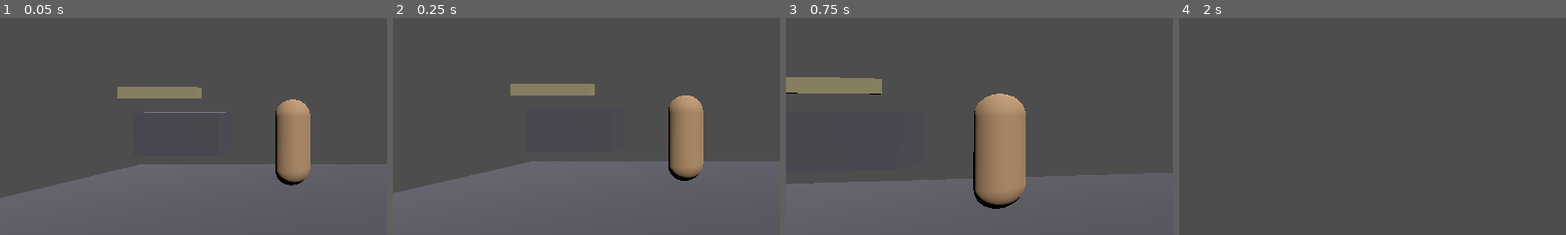
Above: before the commit, frames 1-4 (left to right).
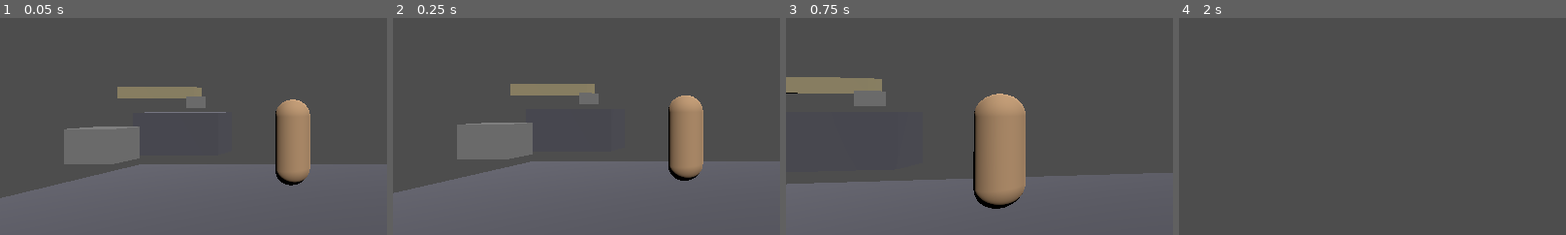
Above: after the commit, the same moments.

Repository: gatorpazz/open-world-game
Game: Godot game, scene res://scenes/world/lastdoor_warden_post.tscn
Same seed, same stepped clock (60 frames per second), same inputs: the game is played once before the commit and once after it. This scene is started directly instead of the project's main scene.
Inputs (mouse positions are % of the whole screen's width and height, from its top left):
- Up to frame 1 (0.05 s): no input
- Up to frame 2 (0.25 s): no input
- Up to frame 3 (0.75 s): tap Enter at 0.5 s; move the mouse to (55, 50) at 0.52 s; press the mouse at (55, 50) at 0.53 s; hold W (move_forward) from 0.53 s (still down)
- Up to frame 4 (2 s): keep holding W (move_forward); tap Space (jump) at 0.77, 1.52 s; move the mouse to (45, 50) at 1.27 s; release the mouse at (45, 50) at 1.28 s; right-click (45, 50) at 1.35 s
The pictures show only the part of the screen within x 0-50%, y 30-80%; the shares and areas given below are measured in that part.

The runs differ from the first frame. In frame 1, 3.5% of the frame differs, in the area x 16-54%, y 36-68%; in frame 2, 3.5%; in frame 3, 0.6%; in frame 4, nothing differs.

Commit message:
content: the warden's reckoning — pay the fine or don't
Add the DialogueResponse.pay_fine effect: the panel settles the standing
bounty through the component and clears Game.bounty, or reports nothing
owed / can't cover it (the non-modal, mutate-nothing topic). Torrum's
canon-packet 'reckoning' (the_reckoning + pay_the_fine) is a plain-
meaning confrontation — a count the tables carry against you, untied in
beads or left standing; no penal system invented (canon has none). The
warden post gains a locked, warden-owned locker and a free lockpick, so
lockpick -> steal -> get seen -> settle with Torrum plays end to end.

Co-Authored-By: Claude Opus 4.8 (1M context) <noreply@anthropic.com>

Diff:
--- a/data/dialogue/greeting.tres
+++ b/data/dialogue/greeting.tres
@@ -39,7 +39,7 @@
 [sub_resource type="Resource" id="resp_torrum"]
 script = ExtResource("2")
 npc_id = &"torrum"
-text = "Captain Torrum. You're the stranger who cost my square its arithmetic — good, saves introductions. We should talk about [[for_the_tallies|the tallies]]."
+text = "Captain Torrum. You're the stranger who cost my square its arithmetic — good, saves introductions. We should talk about [[for_the_tallies|the tallies]]. And the post keeps [[the_reckoning|a standing count]] on every wrist — raise it if the tables carry one against you."
 
 [sub_resource type="Resource" id="resp_bryony"]
 script = ExtResource("2")
--- /dev/null
+++ b/data/dialogue/pay_the_fine.tres
@@ -0,0 +1,18 @@
+[gd_resource type="Resource" script_class="DialogueTopicDef" load_steps=4 format=3]
+
+[ext_resource type="Script" path="res://scripts/resources/dialogue_topic_def.gd" id="1"]
+[ext_resource type="Script" path="res://scripts/resources/dialogue_response.gd" id="2"]
+
+[sub_resource type="Resource" id="resp_torrum_pay"]
+script = ExtResource("2")
+npc_id = &"torrum"
+choice_gated = true
+pay_fine = true
+text = "The post takes what the tables carry, walker — no more, no less. Whatever the count reads, it reads plainly here."
+
+[resource]
+script = ExtResource("1")
+id = &"pay_the_fine"
+display_name = "settle the count"
+lore_sources = Array[StringName]([&"torrum", &"wardens", &"the_shares"])
+responses = Array[ExtResource("2")]([SubResource("resp_torrum_pay")])
--- /dev/null
+++ b/data/dialogue/the_reckoning.tres
@@ -0,0 +1,27 @@
+[gd_resource type="Resource" script_class="DialogueTopicDef" load_steps=5 format=3]
+
+[ext_resource type="Script" path="res://scripts/resources/dialogue_topic_def.gd" id="1"]
+[ext_resource type="Script" path="res://scripts/resources/dialogue_response.gd" id="2"]
+[ext_resource type="Script" path="res://scripts/resources/dialogue_choice.gd" id="3"]
+
+[sub_resource type="Resource" id="choice_settle"]
+script = ExtResource("3")
+text = "Settle what I owe."
+topic = &"pay_the_fine"
+
+[sub_resource type="Resource" id="choice_leave"]
+script = ExtResource("3")
+text = "Leave it on the tables."
+
+[sub_resource type="Resource" id="resp_torrum_reckoning"]
+script = ExtResource("2")
+npc_id = &"torrum"
+text = "Every wrist carries a count here, walker — what's crossed, what's owed. Wealth is worn, so a thing lifted is a thing missed at a glance, and the number finds my post. If the tables carry one against you, untie it in beads and it clears. If they don't, they read clean. No heat in it — the tables hold what's owed the same as what's crossed."
+choices = Array[ExtResource("3")]([SubResource("choice_settle"), SubResource("choice_leave")])
+
+[resource]
+script = ExtResource("1")
+id = &"the_reckoning"
+display_name = "a standing count"
+lore_sources = Array[StringName]([&"torrum", &"wardens", &"the_shares", &"the_taking"])
+responses = Array[ExtResource("2")]([SubResource("resp_torrum_reckoning")])
--- a/scenes/world/lastdoor_warden_post.tscn
+++ b/scenes/world/lastdoor_warden_post.tscn
@@ -8,6 +8,11 @@
 [ext_resource type="Resource" path="res://data/npcs/torrum.tres" id="6_torrum"]
 [ext_resource type="Resource" path="res://data/npcs/bryony.tres" id="7_bryony"]
 [ext_resource type="Resource" path="res://data/items/tally_log_copy.tres" id="8_tally_log"]
+[ext_resource type="PackedScene" path="res://scenes/world/world_container.tscn" id="9_container"]
+[ext_resource type="Script" path="res://scripts/resources/inventory.gd" id="10_inventory"]
+[ext_resource type="Script" path="res://scripts/resources/item_stack.gd" id="11_item_stack"]
+[ext_resource type="Resource" path="res://data/items/scrimshaw_token.tres" id="12_scrimshaw"]
+[ext_resource type="Resource" path="res://data/items/lockpick.tres" id="13_lockpick"]
 
 [sub_resource type="StandardMaterial3D" id="mat_floor"]
 albedo_color = Color(0.36, 0.36, 0.4, 1)
@@ -36,6 +41,17 @@
 [sub_resource type="BoxMesh" id="mesh_shelf"]
 material = SubResource("mat_floor")
 size = Vector3(2, 1, 0.6)
+
+[sub_resource type="Resource" id="stack_scrimshaw"]
+script = ExtResource("11_item_stack")
+item = ExtResource("12_scrimshaw")
+count = 1
+
+[sub_resource type="Resource" id="locker_inventory"]
+resource_local_to_scene = true
+script = ExtResource("10_inventory")
+stacks = Array[ExtResource("11_item_stack")]([SubResource("stack_scrimshaw")])
+gold = 0
 
 [node name="LastdoorWardenPost" type="Node3D"]
 
@@ -100,3 +116,15 @@
 transform = Transform3D(1, 0, 0, 0, 1, 0, 0, 0, 1, 0, 0, 4.5)
 target_scene = "res://scenes/world/lastdoor.tscn"
 spawn_point = &"from_warden_post"
+
+[node name="Lockpick" parent="." instance=ExtResource("3_world_item")]
+transform = Transform3D(1, 0, 0, 0, 1, 0, 0, 0, 1, -5, 1.6, -4.4)
+item = ExtResource("13_lockpick")
+
+[node name="WardenLocker" parent="." instance=ExtResource("9_container")]
+transform = Transform3D(1, 0, 0, 0, 1, 0, 0, 0, 1, -6, 0.5, -3)
+display_name = "Sealed Warden Locker"
+inventory = SubResource("locker_inventory")
+owner_faction = &"wardens"
+locked = true
+lock_difficulty = 20
--- a/scripts/resources/dialogue_response.gd
+++ b/scripts/resources/dialogue_response.gd
@@ -35,6 +35,10 @@
 ## emits barter_requested and the Npc opens it). Only meaningful on an Npc
 ## whose scene carries a merchant_def; a no-op otherwise.
 @export var opens_barter: bool = false
+## Warden confrontation (spec 017): a spoken response with this set settles the
+## player's standing bounty — spends the fine and clears the ledger, or reports
+## that nothing is owed / can't be covered. The "pay" branch of pay-or-refuse.
+@export var pay_fine: bool = false
 
 
 ## True when every condition field is empty — an always-available fallback.
--- a/scripts/ui/dialogue_panel.gd
+++ b/scripts/ui/dialogue_panel.gd
@@ -135,6 +135,27 @@
 		_inventory_component.add_item(stack.item, stack.count)
 	if response.give_gold != 0:
 		_inventory_component.add_gold(response.give_gold)
+	if response.pay_fine:
+		_settle_fine()
+
+
+## The warden confrontation's pay branch (spec 017): spends the standing fine
+## through the component (so gold_changed fires) and clears the ledger. Reading
+## and clearing Game.bounty here is the narrow, spec-sanctioned Game access —
+## this panel is the confrontation's anchor, the stash-chest precedent. A
+## non-modal, mutate-nothing topic: at zero owed it just reports, no state moves.
+func _settle_fine() -> void:
+	var owed := Game.bounty.get_bounty(Theft.JURISDICTION)
+	if owed <= 0:
+		_append_notice("You owe nothing.")
+		return
+	var config := load(StatsComponent.BALANCE_PATH) as BalanceConfig
+	var fine := CrimeRules.fine_owed(owed, config)
+	if not _inventory_component.spend_gold(fine):
+		_append_notice("You cannot cover the %d owed." % fine)
+		return
+	Game.bounty.clear(Theft.JURISDICTION)
+	_append_notice("Paid: %d in fines." % fine)
 
 
 func _rebuild_topic_list() -> void:
--- a/tests/data/test_dialogue_topics.gd
+++ b/tests/data/test_dialogue_topics.gd
@@ -6,7 +6,7 @@
 const DIR := "res://data/dialogue"
 const NPC_DIR := "res://data/npcs"
 const JOURNAL_DIR := "res://data/journal"
-const EXPECTED_COUNT := 22
+const EXPECTED_COUNT := 24  # +2 (017): the_reckoning + pay_the_fine
 
 var _topics: Array[DialogueTopicDef] = []
 var _topic_ids: Dictionary[StringName, bool] = {}
--- a/tests/scenes/test_npc_dialogue.gd
+++ b/tests/scenes/test_npc_dialogue.gd
@@ -14,10 +14,15 @@
 
 var _player: Player
 var _npc: Npc
+var _game: Node
+var _saved_bounty: BountyLedger
 
 
 func before_each() -> void:
 	DialogueLibrary.reset()
+	_game = get_node("/root/Game")
+	_saved_bounty = _game.bounty
+	_game.bounty = BountyLedger.new()
 	_player = PLAYER_SCENE.instantiate()
 	add_child_autofree(_player)
 	_npc = NPC_SCENE.instantiate()
@@ -28,6 +33,7 @@
 func after_each() -> void:
 	get_tree().paused = false
 	DialogueLibrary.reset()
+	_game.bounty = _saved_bounty
 
 
 func _open_panel() -> DialoguePanel:
@@ -157,6 +163,42 @@
 	assert_signal_emitted(_player.inventory_component, "gold_changed")
 
 
+func test_pay_fine_settles_the_standing_bounty() -> void:
+	# The warden confrontation's pay branch (spec 017): the fine leaves the
+	# player through the component and the ledger clears.
+	_game.bounty.add_bounty(Theft.JURISDICTION, 40)
+	var panel := _open_panel()
+	_player.inventory_component.add_gold(100)
+	var settle := DialogueResponse.new()
+	settle.text = "Here's what I owe."
+	settle.pay_fine = true
+	panel._apply_effects(settle)
+	assert_eq(_game.bounty.get_bounty(Theft.JURISDICTION), 0, "the bounty clears")
+	assert_eq(_player.inventory_component.inventory.gold, 60, "the fine (40) was spent")
+
+
+func test_pay_fine_is_a_noop_when_nothing_is_owed() -> void:
+	# The topic is always present; at zero owed it moves no state (the non-modal,
+	# mutate-nothing dialogue culture).
+	var panel := _open_panel()
+	_player.inventory_component.add_gold(100)
+	var settle := DialogueResponse.new()
+	settle.pay_fine = true
+	panel._apply_effects(settle)
+	assert_eq(_player.inventory_component.inventory.gold, 100, "no fine spent when clean")
+
+
+func test_pay_fine_refused_when_the_player_cannot_cover_it() -> void:
+	_game.bounty.add_bounty(Theft.JURISDICTION, 40)
+	var panel := _open_panel()
+	_player.inventory_component.add_gold(10)  # short of the 40 fine
+	var settle := DialogueResponse.new()
+	settle.pay_fine = true
+	panel._apply_effects(settle)
+	assert_eq(_game.bounty.get_bounty(Theft.JURISDICTION), 40, "the debt stands")
+	assert_eq(_player.inventory_component.inventory.gold, 10, "no partial payment")
+
+
 func test_trade_topic_opens_the_barter_counter() -> void:
 	# A merchant NPC's trade response (opens_barter) fires barter_requested;
 	# the Npc closes dialogue and opens the BarterPanel over its live stock.
Not shown: 1 places in scenes/world/lastdoor_warden_post.tscn that only renumber resources
Not shown, changed: docs/lore/npcs/torrum.md
